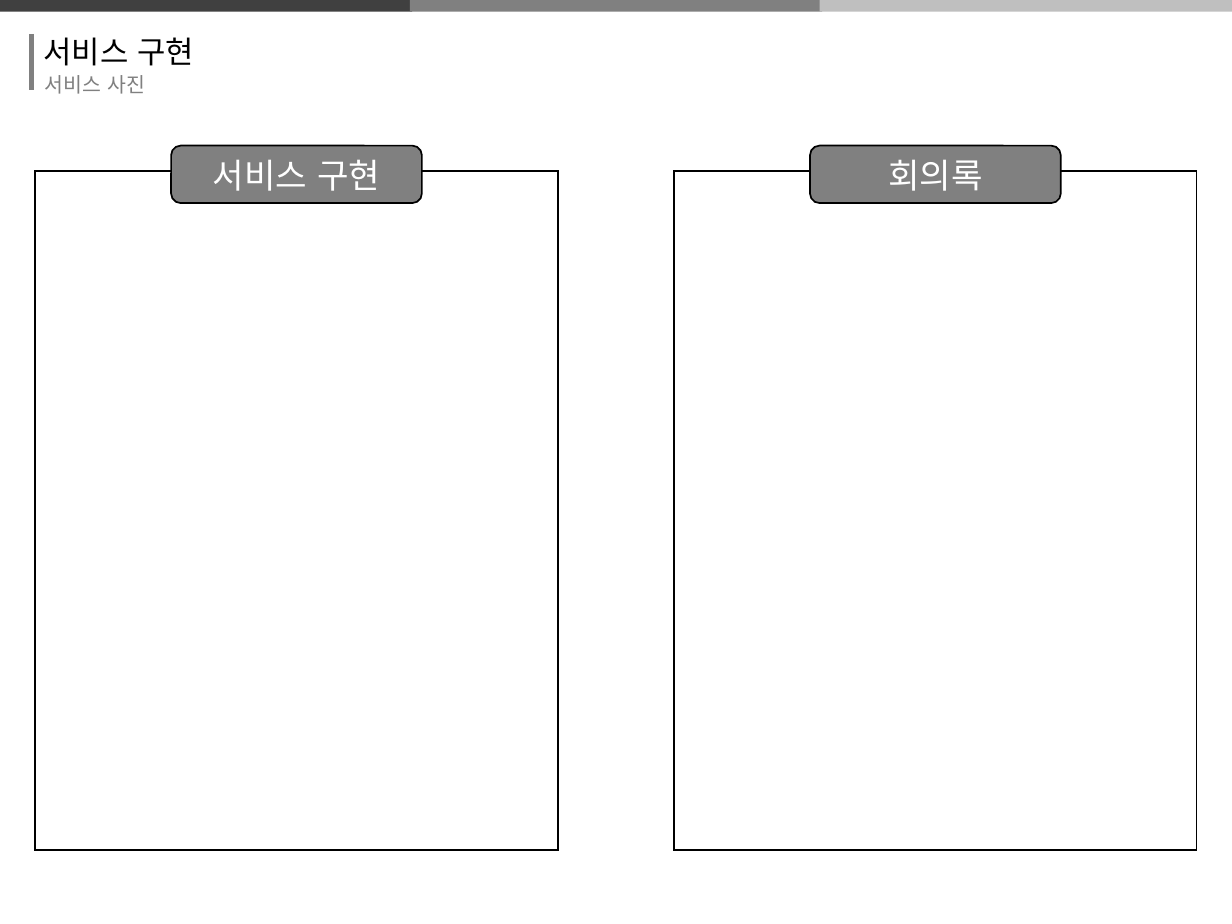
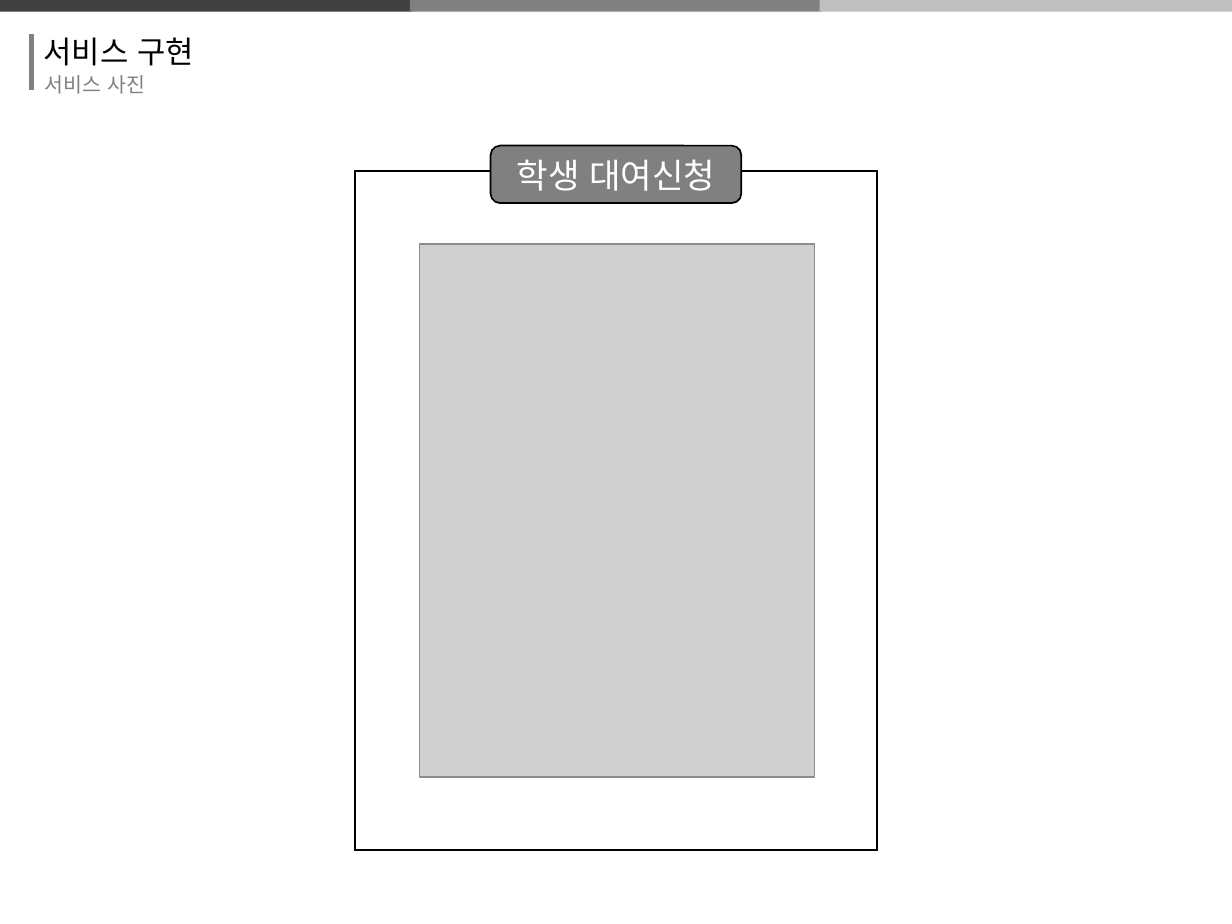
Before and after one commit to thrk941106/2018system_programming, a slide deck: slide 11 of 시프ppt 제작중.pptx. Drawn at 1232x924 pixels with LibreOffice and Linux fonts; fonts in the diff are those of the drawing; grey boxes stand for pictures. Boxes give left, top, right and bottom in pixels: in the first picture for what was removed or moved away, otherwise in the second. Text is boxed around its words. In the diff, an @@ line names an element or a change of style, - is before the commit and + after.

```diff
--- a/시프ppt 제작중.pptx
+++ b/시프ppt 제작중.pptx
@@ rounded rectangle removed at bbox=[171, 145, 423, 203] @@
-서비스 구현
@@ rounded rectangle added at bbox=[490, 145, 742, 203], fill #808080, outline #000000 1 pt, 20 pt, text #FFFFFF @@
+학생 대여신청
@@ rounded rectangle removed at bbox=[811, 145, 1062, 203] @@
-회의록
@@ rectangle: place and size @@
-rectangle at bbox=[36, 171, 558, 850]
+rectangle at bbox=[355, 171, 877, 850]
@@ rectangle removed at bbox=[674, 171, 1196, 850] @@
@@ picture added at bbox=[419, 244, 814, 777] @@
```
Also in this commit, not shown: 3 other slides changed, 4 slides added, 5 slides removed.
